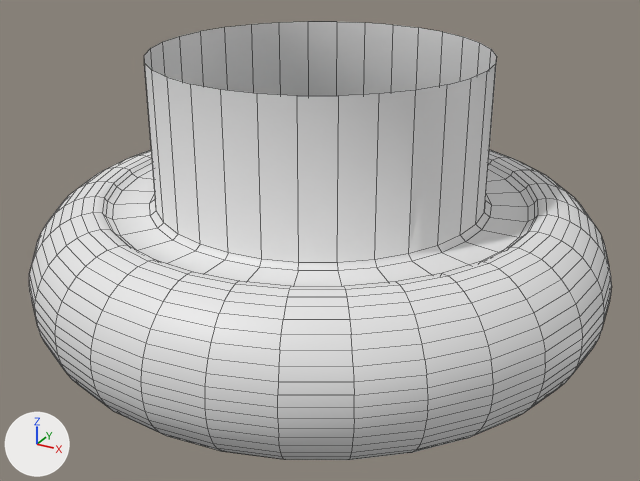
One commit to the OBJ model PadForge.App/3DModels/XboxSeries/Carbon/Joystick-Left-Ring.obj: the scene before it, then after it.
Before and after are seen from a 50 mm lens placed at (-27.94, -42.66, -24.45), pointed at (-39.37, -21.87, -34.84). The lights are fixed; the arrows at lower left show +X, +Y and +Z. The older version comes first. Mesh edges are drawn as thin lines. Where no turn or scale is listed for an object, it has been applied to the vertices.

In view in the first picture: 'Joystick-Left-Ring'.
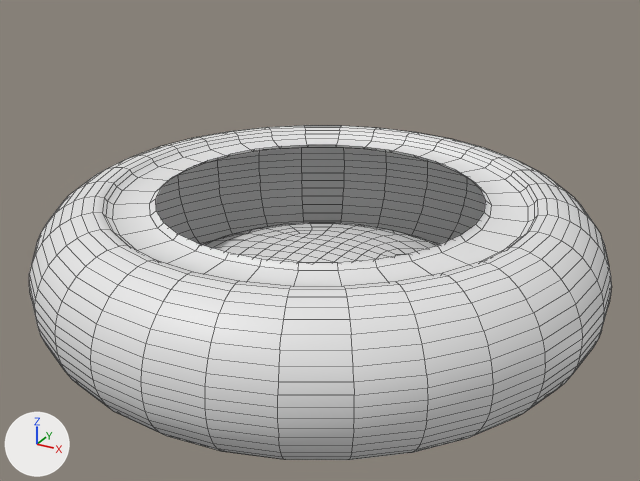
The change in detail:
me_joystick_left_ring is used by ob_joystick_left_ring; location (0.0, 0.0, 0.0).
me_joystick_left_ring had 1329 vertices, 1312 faces and spanned x -48.0..-31.3, y -29.8..-13.1, z -37.8..-29.5.
me_joystick_left_ring now has 1297 vertices, 1280 faces and spans x -48.0..-31.3, y -29.8..-13.1, z -37.8..-33.5.
Part 1, on me_joystick_left_ring:
32 vertices are removed from x -44.4..-34.9, y -26.2..-16.7, z -29.5.
32 faces are deleted.
Other edits to the shape of me_joystick_left_ring do not show in these pictures.

Where the change shows, as pixel boxes [x1, y1, x2, y2] in the pictures (640 x 481 px):
'Joystick-Left-Ring', reshaped (24% shorter): before [29, 21, 612, 460]; after [29, 125, 612, 460]
part 1 of me_joystick_left_ring, deleted: before [144, 21, 497, 263]
